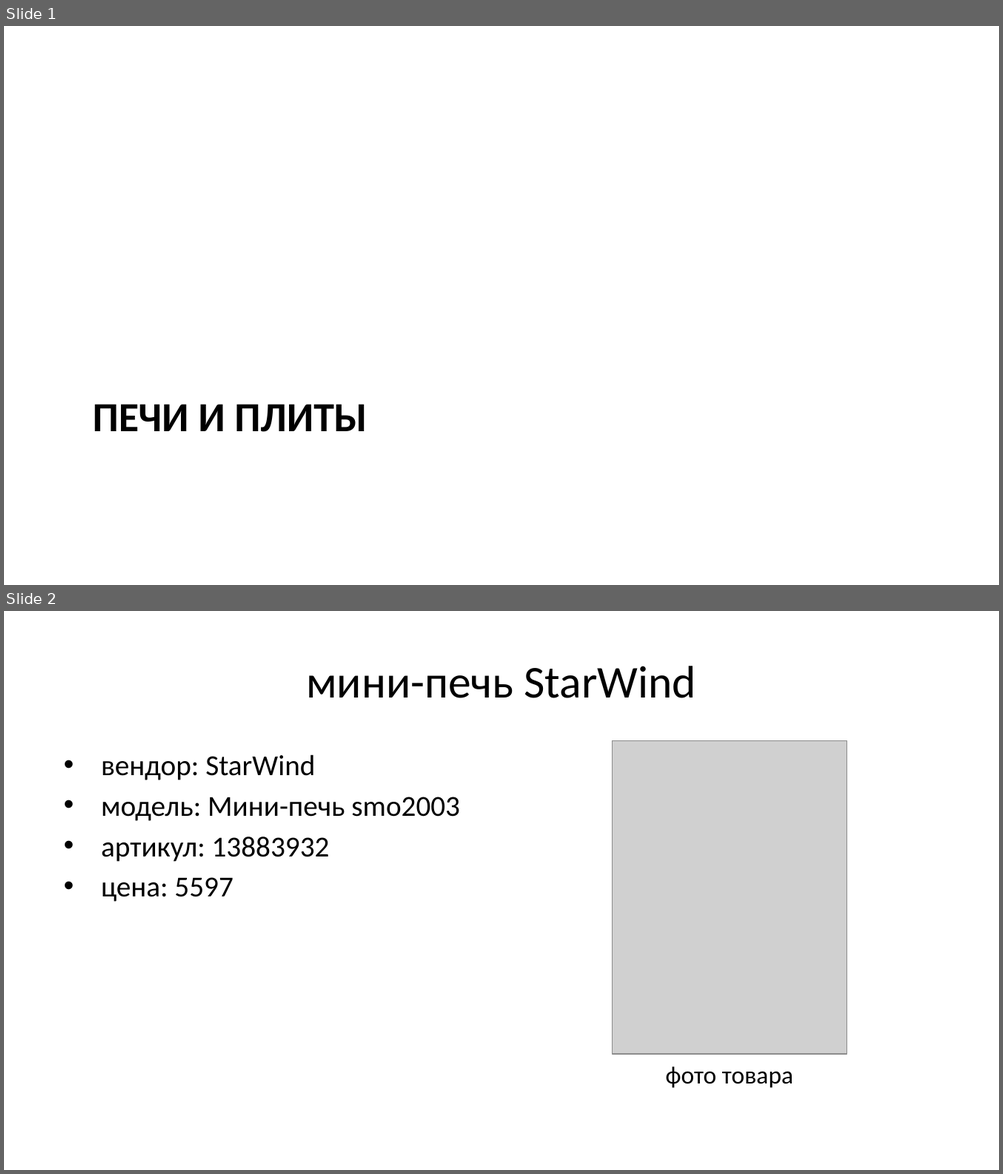
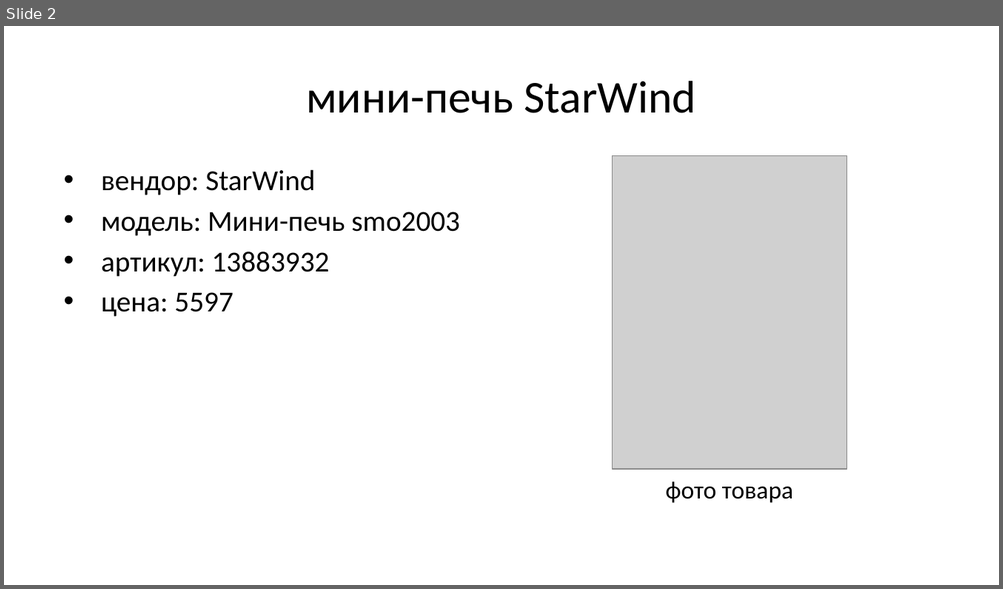
Before and after one commit to zh-dasha/pandoc-lab, a slide deck: pres0.pptx. Shown one above the other, each under a label of ours: slides 1 and 2 before the commit, slide 2 after it. The pictures are 1003x1174 and 1003x589 pixels, drawn with LibreOffice and Linux fonts; fonts in the diff are those of the drawing; grey boxes stand for pictures. Boxes give left, top, right and bottom in pixels: in the first picture for what was removed or moved away, otherwise in the second. Text is boxed around its words. In the diff, an @@ line names an element or a change of style, - is before the commit and + after.

```diff
--- a/pres0.pptx
+++ b/pres0.pptx
@@ slide 1 removed at bbox=[4, 26, 999, 585], background #FFFFFF @@
@@ title removed at bbox=[93, 404, 367, 432] @@
-ПЕЧИ И ПЛИТЫ
```
Also in this commit, not shown: 2 slides added, 2 other files.
